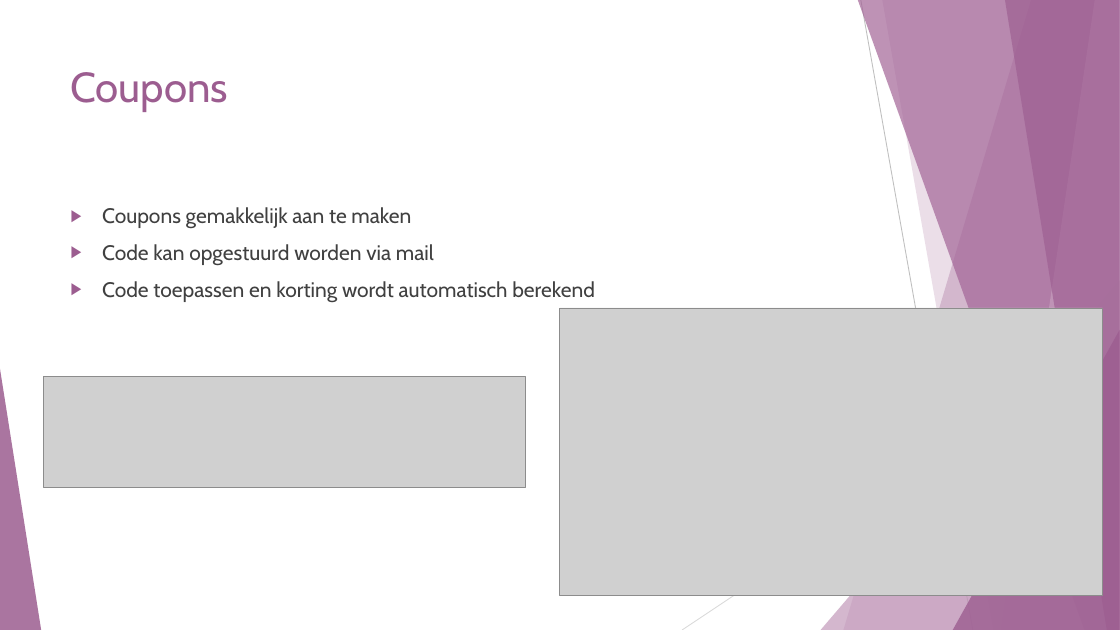
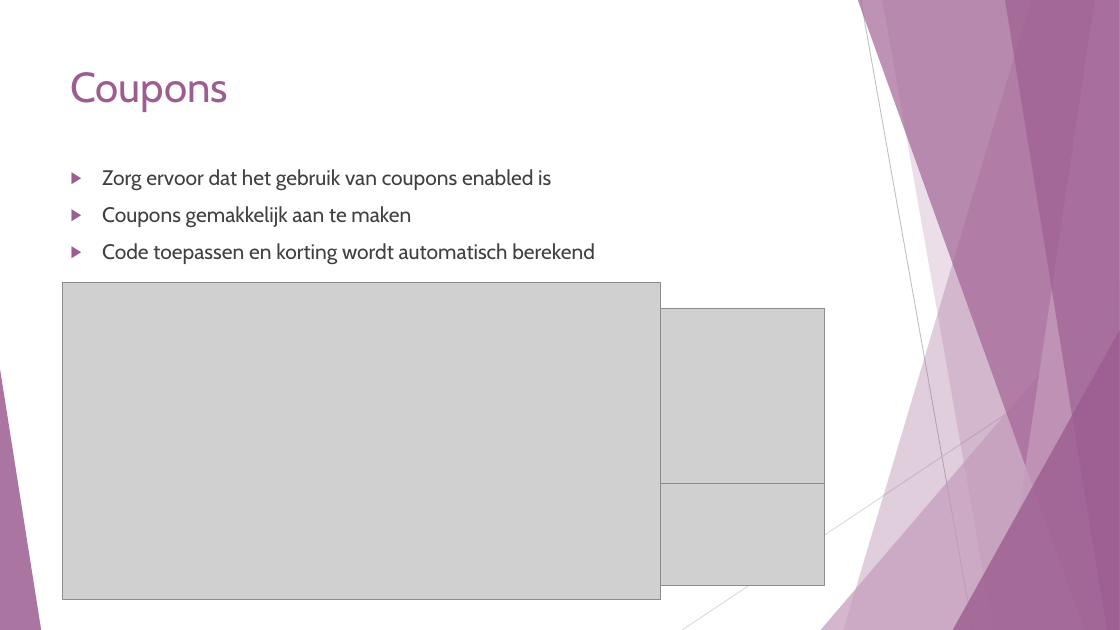
Before and after one commit to SarahJehin/WebResearch, a slide deck: slide 14 of new_technology/Wordpress - WooCommerce.pptx. Drawn at 1120x630 pixels with LibreOffice and Linux fonts; fonts in the diff are those of the drawing; grey boxes stand for pictures. Boxes give left, top, right and bottom in pixels: in the first picture for what was removed or moved away, otherwise in the second. Text is boxed around its words. In the diff, an @@ line names an element or a change of style, - is before the commit and + after.

```diff
--- a/new_technology/Wordpress - WooCommerce.pptx
+++ b/new_technology/Wordpress - WooCommerce.pptx
@@ text "Zorg ervoor dat het gebruik ...": place and size @@
-text "Zorg ervoor dat het gebruik ..." at [102,207,595,302]
+text "Zorg ervoor dat het gebruik ..." at [102,169,595,264]
@@ text at [102,169,551,191]: paragraph added @@
+▶ Zorg ervoor dat het gebruik van coupons enabled is
@@ text at [102,244,434,266]: paragraph removed @@
-▶ Code kan opgestuurd worden via mail
@@ picture: place and size @@
-picture at [560,308,1103,597]
+picture at [62,282,660,600]
@@ picture: place and size @@
-picture at [43,376,525,487]
+picture at [62,308,824,483]
@@ picture added at [62,308,824,586] @@
@@ picture added at [62,349,649,576] @@
```
Also in this commit, not shown: 13 other slides changed, 7 slides added, 8 slides removed, 40 other files.
